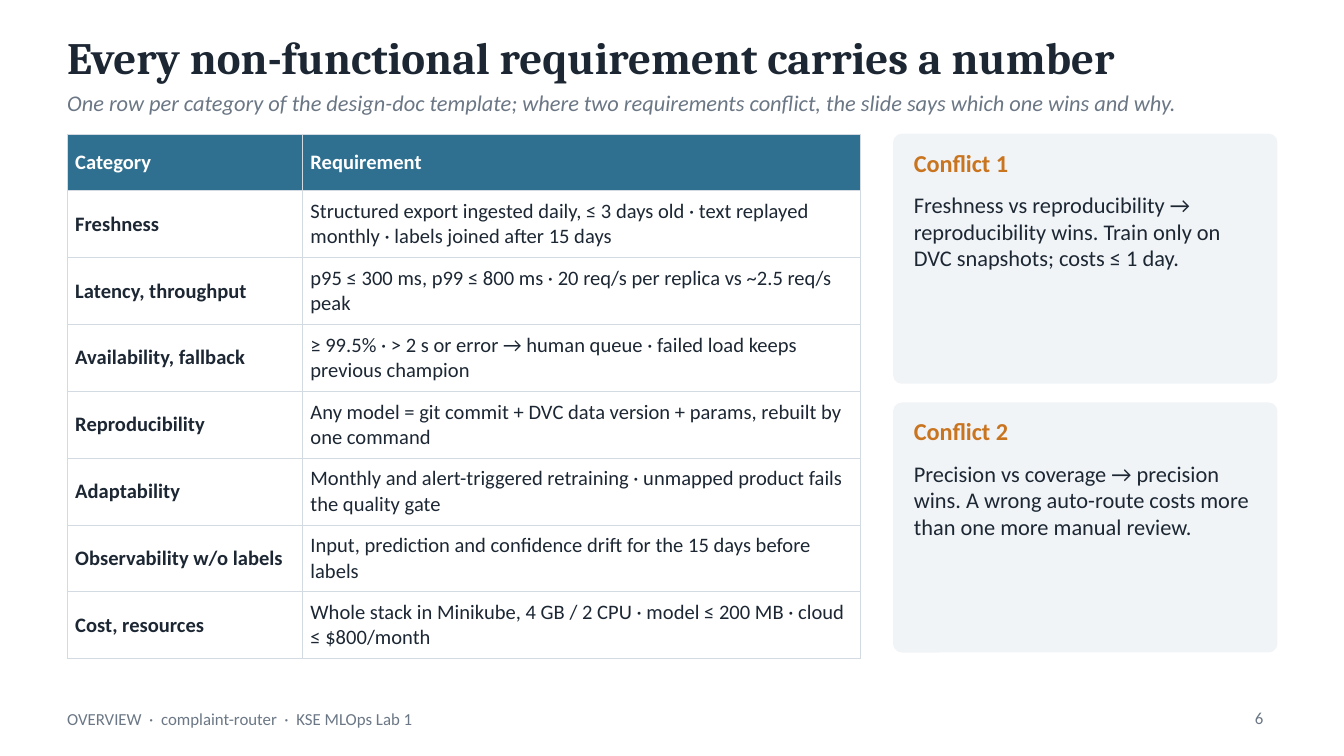
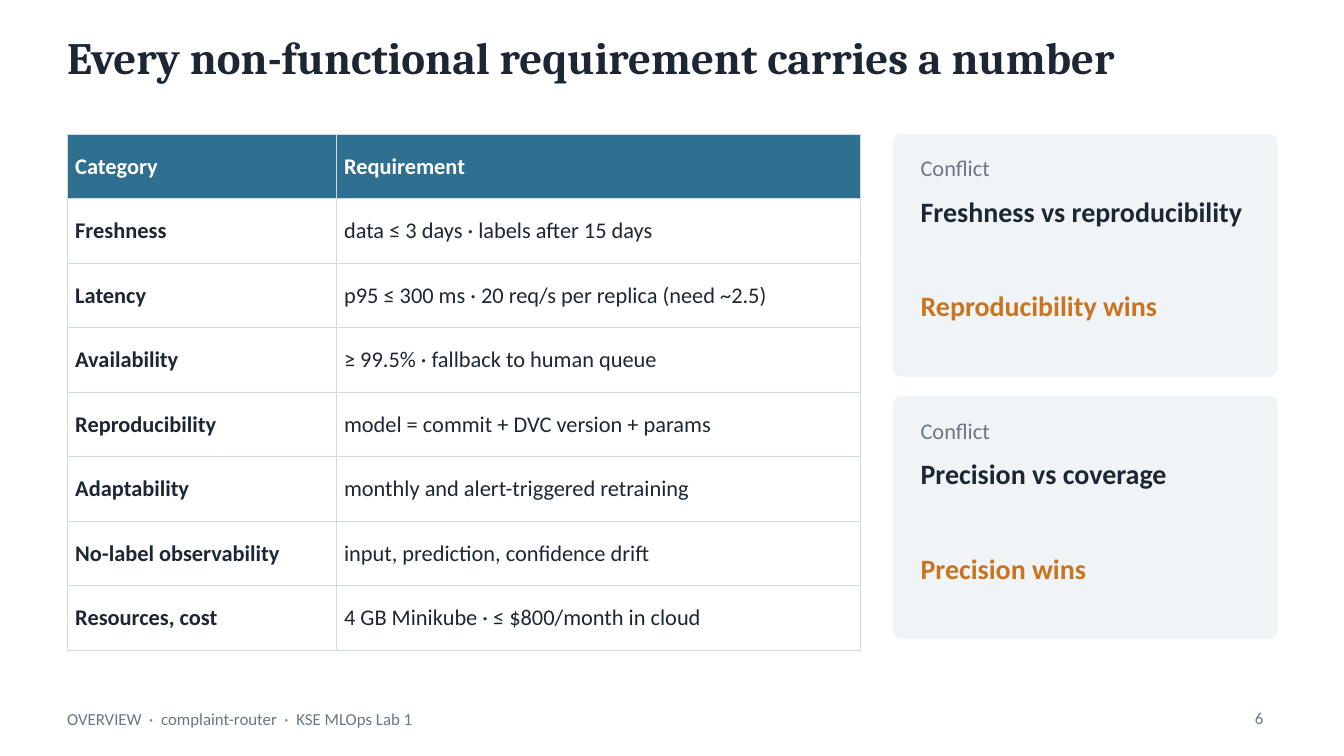
Before and after one commit to goodfrog33/kse-mlops-complaint-router, a slide deck: slide 6 of docs/presentation/complaint-router-lab1.pptx. Drawn at 1344x756 pixels with LibreOffice and Linux fonts; fonts in the diff are those of the drawing. Boxes give left, top, right and bottom in pixels: in the first picture for what was removed or moved away, otherwise in the second. Text is boxed around its words. In the diff, an @@ line names an element or a change of style, - is before the commit and + after.

```diff
--- a/docs/presentation/complaint-router-lab1.pptx
+++ b/docs/presentation/complaint-router-lab1.pptx
@@ text removed at box(67, 95, 1176, 115) @@
-One row per category of the design-doc template; where two requirements conflict, the slide says which one wins and why.
@@ table at box(67, 134, 860, 632) @@
-row 2, column 2: Structured export ingested daily, ≤ 3 days old · text replayed monthly · labels joined after 15 days
+row 2, column 2: data ≤ 3 days · labels after 15 days
-row 3, column 1: Latency, throughput
+row 3, column 1: Latency
-row 3, column 2: p95 ≤ 300 ms, p99 ≤ 800 ms · 20 req/s per replica vs ~2.5 req/s peak
+row 3, column 2: p95 ≤ 300 ms · 20 req/s per replica (need ~2.5)
-row 4, column 1: Availability, fallback
+row 4, column 1: Availability
-row 4, column 2: ≥ 99.5% · > 2 s or error → human queue · failed load keeps previous champion
+row 4, column 2: ≥ 99.5% · fallback to human queue
-row 5, column 2: Any model = git commit + DVC data version + params, rebuilt by one command
+row 5, column 2: model = commit + DVC version + params
-row 6, column 2: Monthly and alert-triggered retraining · unmapped product fails the quality gate
+row 6, column 2: monthly and alert-triggered retraining
-row 7, column 1: Observability w/o labels
+row 7, column 1: No-label observability
-row 7, column 2: Input, prediction and confidence drift for the 15 days before labels
+row 7, column 2: input, prediction, confidence drift
-row 8, column 1: Cost, resources
+row 8, column 1: Resources, cost
-row 8, column 2: Whole stack in Minikube, 4 GB / 2 CPU · model ≤ 200 MB · cloud ≤ $800/month
+row 8, column 2: 4 GB Minikube · ≤ $800/month in cloud
@@ size 11 to 12 pt in "Category", "Requirement", "Freshness", "Reproducibility" and 1 more places @@
@@ rounded rectangle at box(894, 134, 1277, 376): proportions changed @@
@@ rounded rectangle: place and size @@
-rounded rectangle at box(894, 134, 1277, 383)
+rounded rectangle at box(894, 134, 1277, 376)
@@ text at box(921, 160, 990, 176): text changed; size 13 to 12 pt; text colour #C9741F to #6B7785; bold off @@
-Conflict 1
+Conflict
@@ text added at box(921, 202, 1242, 227), 15 pt, text #1C2733, bold @@
+Freshness vs reproducibility
@@ text at box(921, 296, 1157, 321): text changed; size 12 to 15 pt; text colour #1C2733 to #C9741F; bold on @@
-Freshness vs reproducibility → reproducibility wins. Train only on DVC snapshots; costs ≤ 1 day.
+Reproducibility wins
@@ rounded rectangle: place and size @@
-rounded rectangle at box(894, 403, 1277, 652)
+rounded rectangle at box(894, 396, 1277, 638)
@@ rounded rectangle at box(894, 396, 1277, 638): proportions changed @@
@@ text at box(921, 423, 990, 439): text changed; size 13 to 12 pt; text colour #C9741F to #6B7785; bold off @@
-Conflict 2
+Conflict
@@ text at box(921, 464, 1167, 489): text changed; size 12 to 15 pt; bold on @@
-Precision vs coverage → precision wins. A wrong auto-route costs more than one more manual review.
+Precision vs coverage
@@ text added at box(921, 559, 1086, 579), 15 pt, text #C9741F, bold @@
+Precision wins
```
Also in this commit, not shown: 21 other slides changed, 1 slide added, 2 slides removed, 1 other file.
